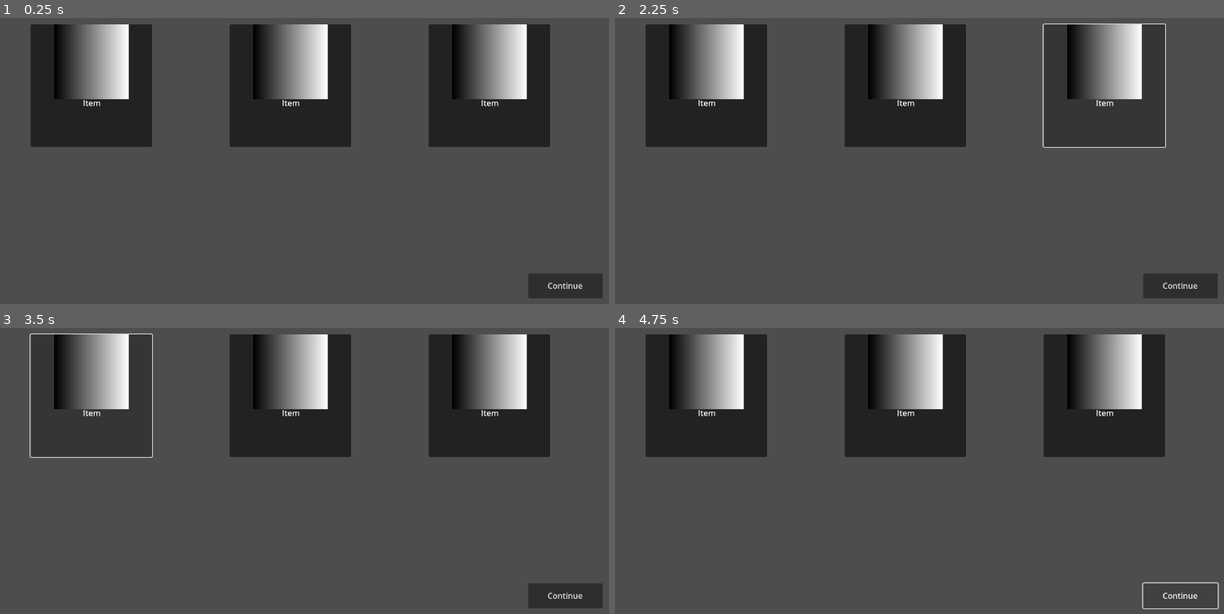
Above: before the commit, frames 1-4 (two rows, left to right).
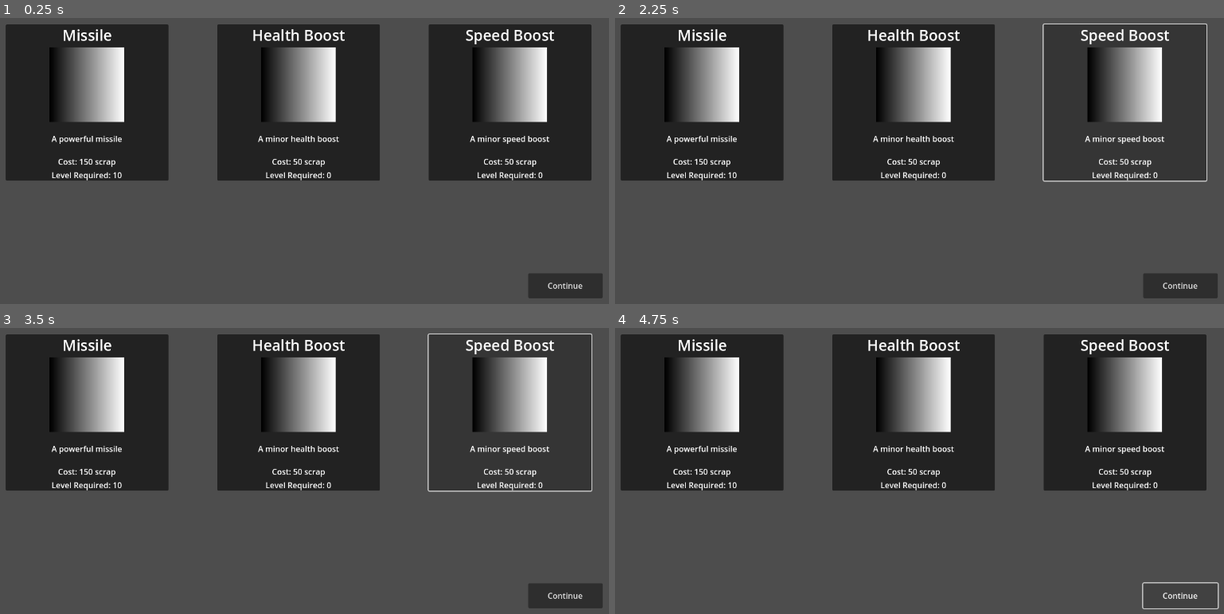
Above: after the commit, the same moments.

Repository: WilliamAalund/TAGD-Game-Jam-Fall-2024
Game: Godot game, scene res://Code/Tests/ShopTest.tscn
Two runs of this game, one before a commit and one after it. Both use one fixed random seed, a clock stepped at 60 frames per second and the inputs below. This scene is started directly instead of the project's main scene.
Inputs (mouse positions are in pixels of both pictures, inside the frame that each line leads up to; where the layout moved, square brackets give the same spot in the first picture):
- Up to frame 1 (0.25 s): no input
- Up to frame 2 (2.25 s): click (700, 103) [706, 86] at 0.5 s; click (913, 103) [907, 86] at 1.25 s; click (1102, 86) at 2 s, where only the run before the commit has a clickable "Item"
- Up to frame 3 (3.5 s): click (511, 413) [91, 396] at 2.75 s
- Up to frame 4 (4.75 s): click "Continue" at 3.5 s; click "Continue" at 4.25 s

The runs differ from the first frame. In frame 1, 28% of the frame differs, in the area x 0-98%, y 2-57%; in frame 2, 23%; in frame 3, 23%; in frame 4, 28%.

Commit message:
Got the shop UI items updating with the randomization but no functionality yet

Diff:
--- a/Game/Code/Scripts/Classes/Item.gd
+++ b/Game/Code/Scripts/Classes/Item.gd
@@ -22,7 +22,6 @@
 # Called when the node enters the scene tree for the first time.
 func _ready() -> void:
 	pass # Replace with function body.
-	print("item class instantiated")
 
 
 # Called every frame. 'delta' is the elapsed time since the previous frame.
--- a/Game/Code/Scripts/TestScripts/ItemDict.gd
+++ b/Game/Code/Scripts/TestScripts/ItemDict.gd
@@ -4,6 +4,7 @@
 	"Blaster":
 	{
 		"price": 50,
+		"image": "image",
 		"description": "A powerful blaster",
 		"type": "Weapon",
 		"modifier": 1.2,
--- a/Game/Code/Scripts/TestScripts/ShopTest.gd
+++ b/Game/Code/Scripts/TestScripts/ShopTest.gd
@@ -1,11 +1,13 @@
 extends Node
-
 # Load the dictionary script
 var item_data = preload("res://Code/Scripts/TestScripts/ItemDict.gd").new()
 
+
+
+
 # Function to select random items ensuring they are from different types
+var selected_items = []
 func select_random_items():
-	var selected_items = []
 	var used_types = []
 
 #CHANGE IF STATEMENT IN WHILE LOOP TO TRY CATCH
@@ -19,11 +21,27 @@
 			selected_items.append(random_item_name)
 			used_types.append(random_item.type)  # Keep track of used types
 
+
+func update_ui():
+	if selected_items.size() < 3:
+		return
+
+	update_ui_box(get_node("ItemButton1"), selected_items[0])
+	update_ui_box(get_node("ItemButton2"), selected_items[1])
+	update_ui_box(get_node("ItemButton3"), selected_items[2])
+
+
+func update_ui_box(ui_box, item_name):
+	var item = item_data.Items[item_name]
+	ui_box.get_node("VBoxContainer/ItemName").text = item_name
+	ui_box.get_node("VBoxContainer/ItemPrice").text = "Cost: " + str(item.price) + " scrap"
+	ui_box.get_node("VBoxContainer/ItemDescription").text = item.description
+	ui_box.get_node("VBoxContainer/ItemLevel").text = "Level Required: " + str(item.reqlvl)
 # Randomize on ready
 func _ready():
 	randomize()
-	print(item_data.Items.keys())
 	select_random_items()
+	update_ui()
 
 
 
@@ -34,3 +52,8 @@
 
 func _on_item_button_pressed() -> void:
 	pass # Replace with function body.
+
+
+func _on_continue_button_pressed() -> void:
+	pass
+	print("go to game")
--- a/Game/Code/Tests/ItemButton.tscn
+++ b/Game/Code/Tests/ItemButton.tscn
@@ -11,6 +11,8 @@
 anchor_bottom = 1.0
 grow_horizontal = 2
 grow_vertical = 2
+size_flags_horizontal = 3
+size_flags_vertical = 3
 
 [node name="Panel" type="Panel" parent="."]
 z_index = -1
@@ -22,39 +24,51 @@
 grow_vertical = 2
 mouse_filter = 2
 
-[node name="Label" type="Label" parent="."]
+[node name="VBoxContainer" type="VBoxContainer" parent="."]
+layout_mode = 1
+anchors_preset = 15
+anchor_right = 1.0
+anchor_bottom = 1.0
+grow_horizontal = 2
+grow_vertical = 2
+
+[node name="ItemName" type="Label" parent="VBoxContainer"]
 z_index = 1
-layout_mode = 1
-anchors_preset = 7
-anchor_left = 0.5
-anchor_top = 1.0
-anchor_right = 0.5
-anchor_bottom = 1.0
-offset_left = -17.0
-offset_top = -100.0
-offset_right = 19.0
-offset_bottom = -77.0
-grow_horizontal = 2
-grow_vertical = 0
-text = "Item
+layout_mode = 2
+theme_override_font_sizes/font_size = 30
+text = "Item"
+horizontal_alignment = 1
+vertical_alignment = 2
+
+[node name="ItemImage" type="TextureRect" parent="VBoxContainer"]
+custom_minimum_size = Vector2(150, 150)
+layout_mode = 2
+size_flags_horizontal = 4
+size_flags_vertical = 0
+texture = SubResource("GradientTexture2D_c1dw8")
+expand_mode = 1
+
+[node name="ItemDescription" type="Label" parent="VBoxContainer"]
+z_index = 1
+layout_mode = 2
+size_flags_vertical = 6
+text = "Description of the item.
 "
 horizontal_alignment = 1
 vertical_alignment = 2
 
-[node name="BoxContainer" type="BoxContainer" parent="."]
-layout_mode = 1
-anchors_preset = 5
-anchor_left = 0.5
-anchor_right = 0.5
-offset_left = -25.0
-offset_right = 25.0
-offset_bottom = 50.0
-grow_horizontal = 2
-alignment = 1
+[node name="ItemPrice" type="Label" parent="VBoxContainer"]
+z_index = 1
+layout_mode = 2
+text = "Cost: 0 Scrap
+"
+horizontal_alignment = 1
+vertical_alignment = 2
 
-[node name="TextureRect" type="TextureRect" parent="BoxContainer"]
-custom_minimum_size = Vector2(150, 150)
+[node name="ItemLevel" type="Label" parent="VBoxContainer"]
+z_index = 1
 layout_mode = 2
-size_flags_horizontal = 3
-texture = SubResource("GradientTexture2D_c1dw8")
-expand_mode = 1
+text = "Level Required: 0
+"
+horizontal_alignment = 1
+vertical_alignment = 2
--- a/Game/Code/Tests/ShopTest.tscn
+++ b/Game/Code/Tests/ShopTest.tscn
@@ -14,26 +14,26 @@
 
 [node name="ItemButton1" parent="." instance=ExtResource("2_panc0")]
 layout_mode = 1
-offset_left = 100.0
+offset_left = 50.0
 offset_top = 200.0
-offset_right = -936.0
-offset_bottom = -354.0
+offset_right = -903.0
+offset_bottom = -286.0
 
 [node name="ItemButton2" parent="." instance=ExtResource("2_panc0")]
 layout_mode = 1
-offset_left = 500.0
+offset_left = 475.0
 offset_top = 200.0
-offset_right = -536.0
-offset_bottom = -354.0
+offset_right = -478.0
+offset_bottom = -286.0
 
-[node name="ItemButton" parent="." instance=ExtResource("2_panc0")]
+[node name="ItemButton3" parent="." instance=ExtResource("2_panc0")]
 layout_mode = 1
 offset_left = 900.0
 offset_top = 200.0
-offset_right = -136.0
-offset_bottom = -354.0
+offset_right = -53.0
+offset_bottom = -286.0
 
-[node name="Button" type="Button" parent="."]
+[node name="ContinueButton" type="Button" parent="."]
 layout_mode = 1
 anchors_preset = 3
 anchor_left = 1.0
@@ -49,3 +49,6 @@
 text = "Continue"
 
 [connection signal="pressed" from="ItemButton1" to="." method="_on_item_button_pressed"]
+[connection signal="pressed" from="ItemButton2" to="." method="_on_item_button_pressed"]
+[connection signal="pressed" from="ItemButton3" to="." method="_on_item_button_pressed"]
+[connection signal="pressed" from="ContinueButton" to="." method="_on_continue_button_pressed"]
